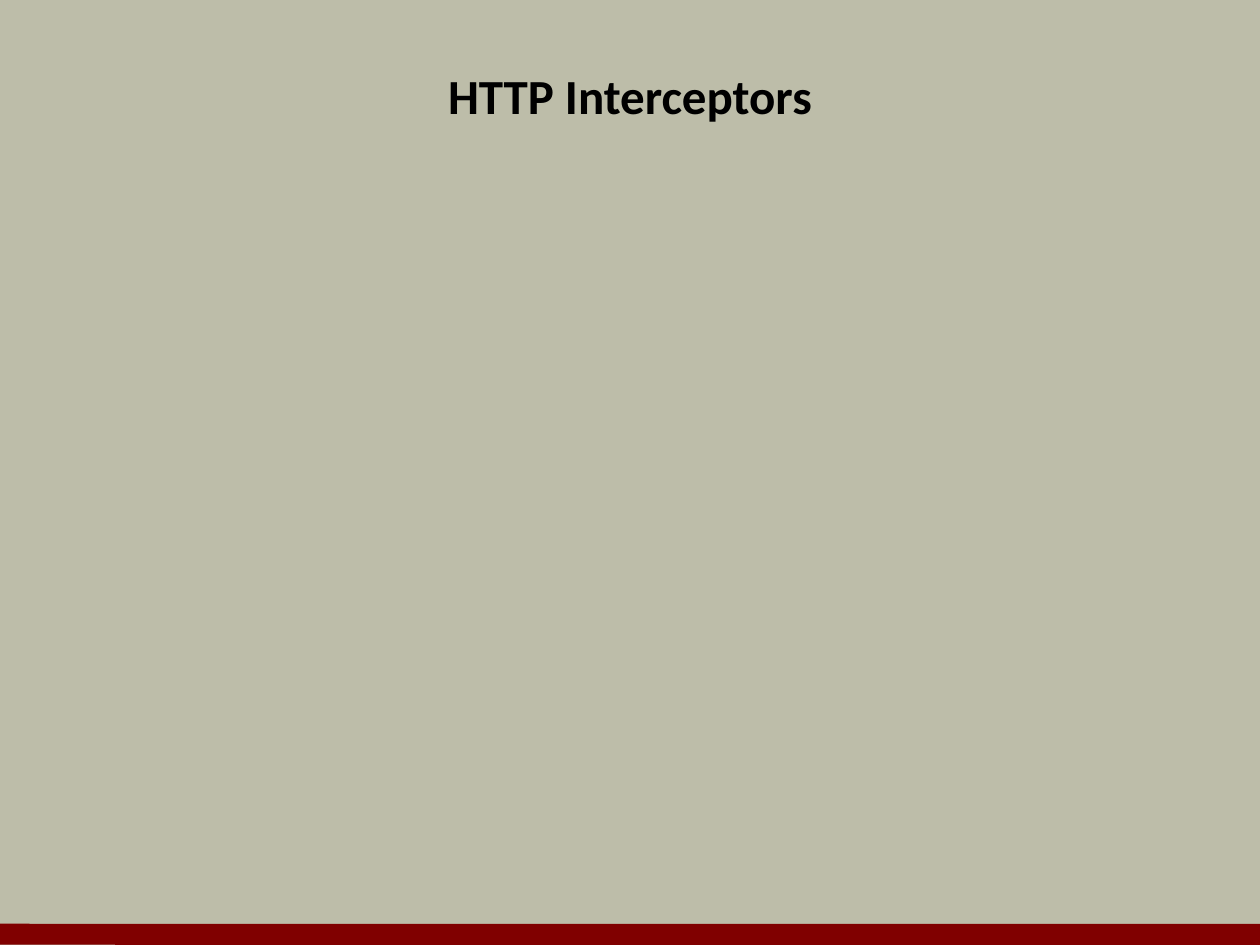
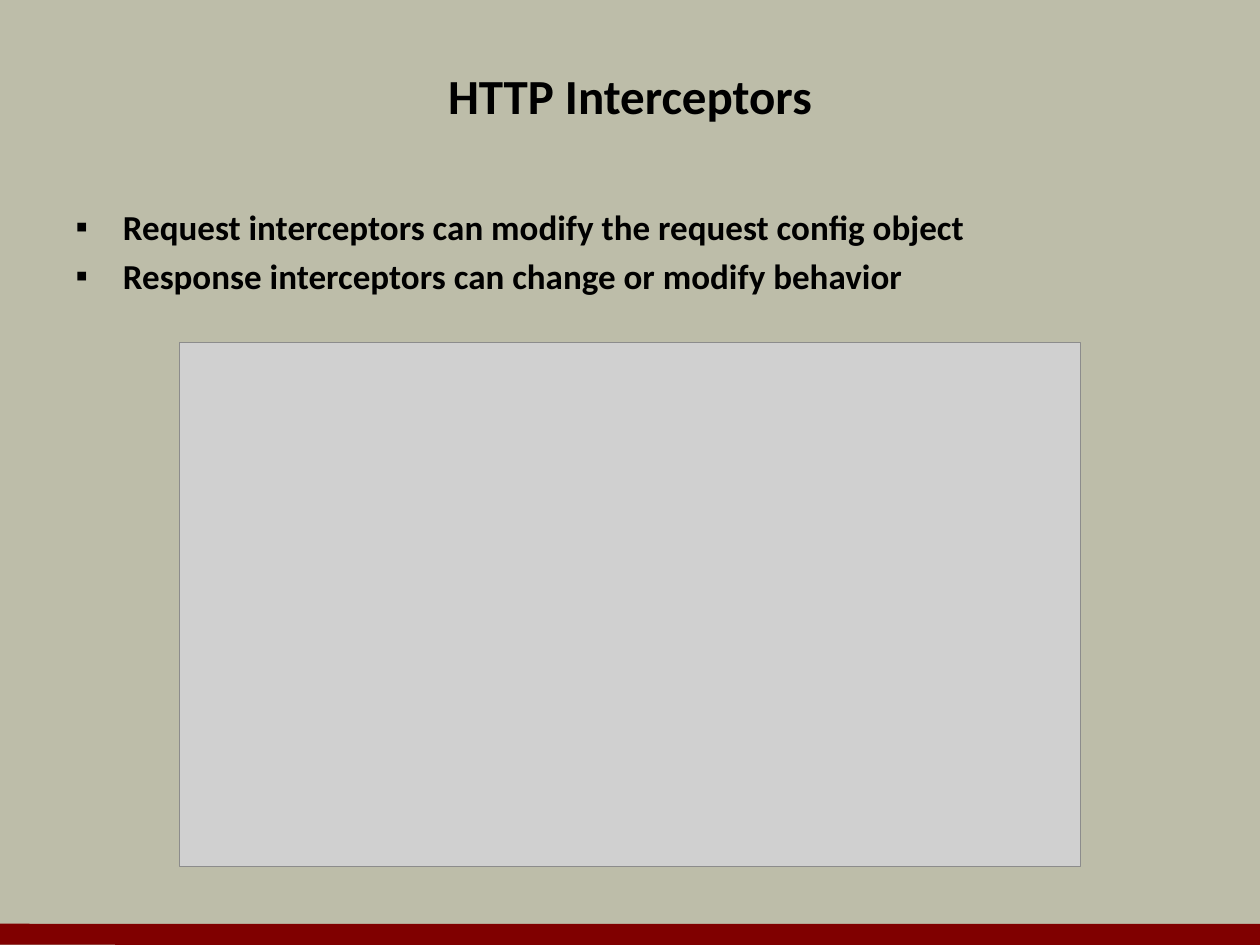
Before and after one commit to OdeToCode/classes, a slide deck: slide 18 of angularjs/slides/04_Services.pptx (slide 21 before the commit). Drawn at 1260x945 pixels with LibreOffice and Linux fonts; fonts in the diff are those of the drawing; grey boxes stand for pictures; background and template pictures are left out. Boxes give left, top, right and bottom in pixels: in the first picture for what was removed or moved away, otherwise in the second. Text is boxed around its words. In the diff, an @@ line names an element or a change of style, - is before the commit and + after.

```diff
--- a/angularjs/slides/04_Services.pptx
+++ b/angularjs/slides/04_Services.pptx
@@ text added at [123,215,964,295], 20 pt, text #000000, bold @@
+▪ Request interceptors can modify the request config object
+▪ Response interceptors can change or modify behavior
@@ picture added at [179,343,1081,867] @@
```
Also in this commit, not shown: 14 other slides changed, 5 slides added, 7 slides removed, 36 other files.
